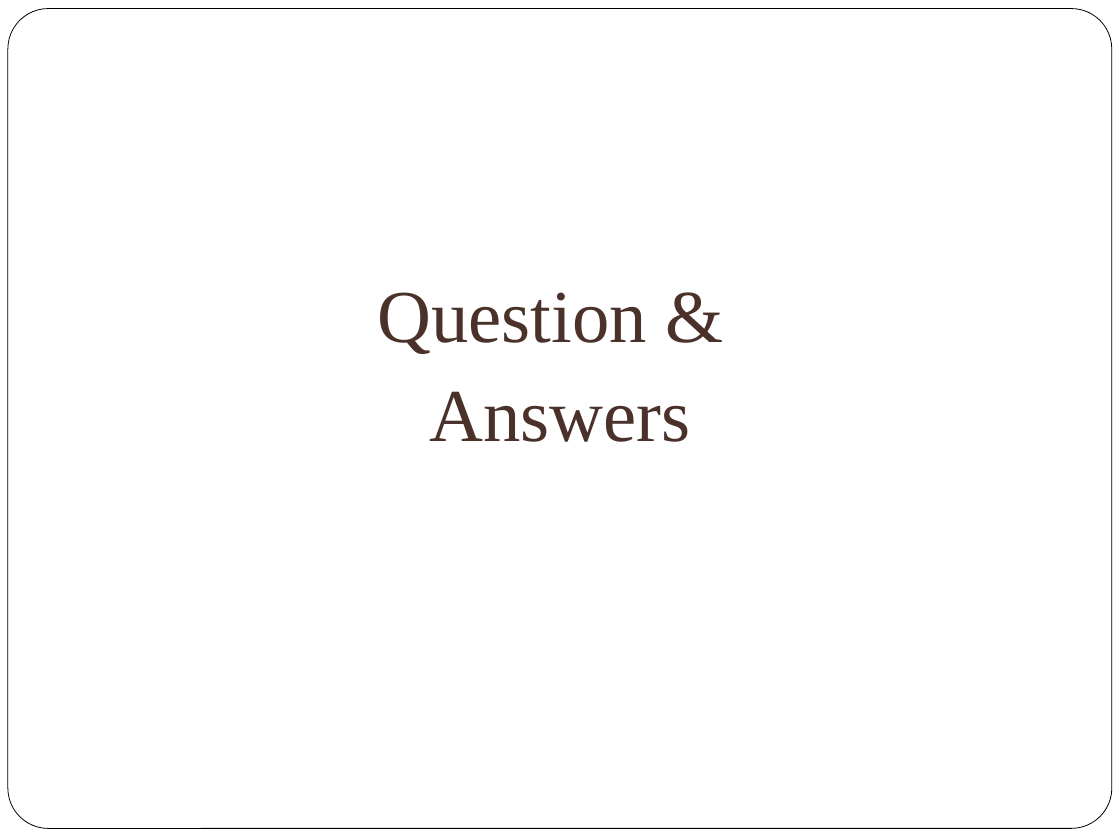
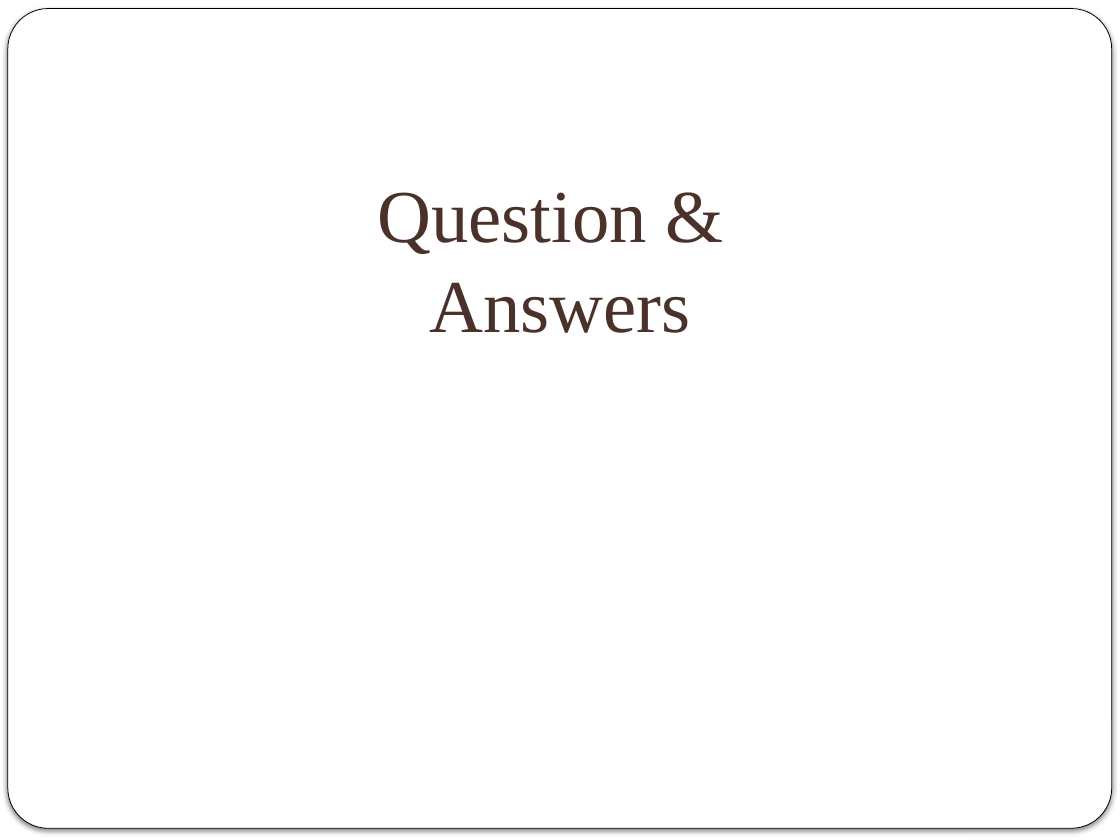
Before and after one commit to shwetaHerlekar/QuoteOfTheDay, a slide deck: slide 9 of documentation/QuoteOftheDay.pptx. Drawn at 1120x840 pixels with LibreOffice and Linux fonts; fonts in the diff are those of the drawing. Boxes give left, top, right and bottom in pixels: in the first picture for what was removed or moved away, otherwise in the second. Text is boxed around its words. In the diff, an @@ line names an element or a change of style, - is before the commit and + after.

```diff
--- a/documentation/QuoteOftheDay.pptx
+++ b/documentation/QuoteOftheDay.pptx
@@ rounded rectangle at [8,9,1112,829]: outline #000000 0.5 pt to #000000 0.51 pt; shadow on @@
@@ text "Question &" at [377,192,690,333]: text colour #4A3128 to #4A3129; less space between paragraphs @@
```
Also in this commit, not shown: 8 other slides changed, 1 slide added, 1 slide removed.
